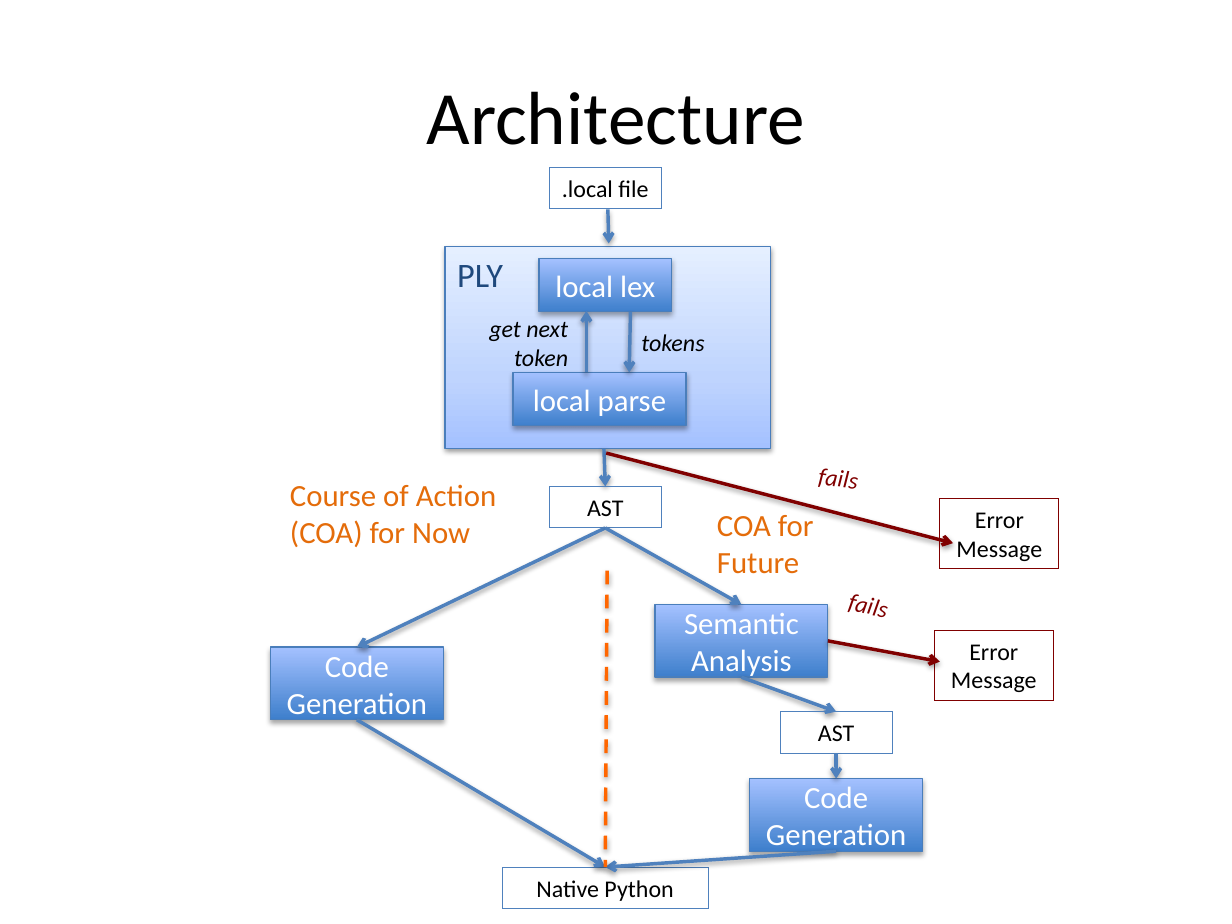
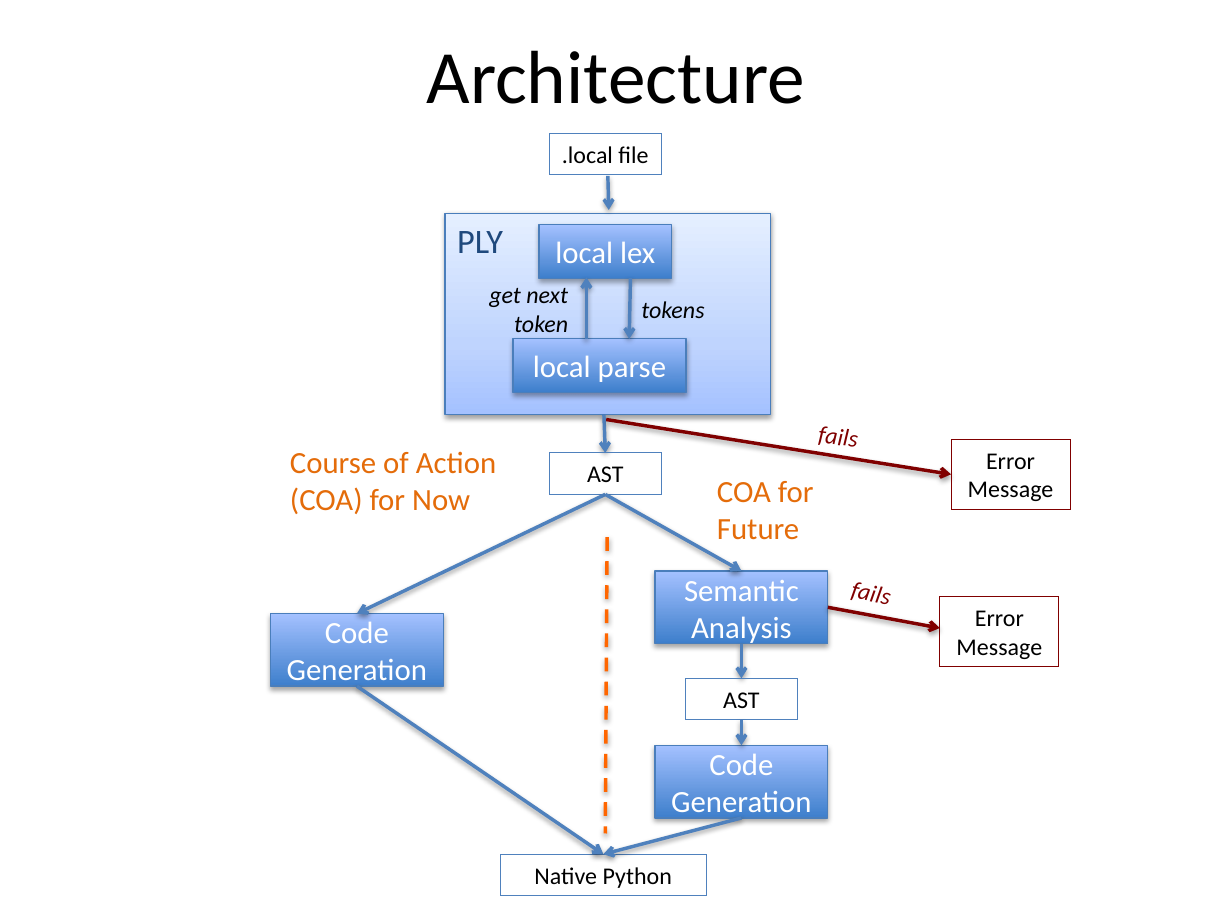
Before and after one commit to hi-itsnee/the-local-programming-language, a slide deck: slide 9 of docs/local_present.pptx. Drawn at 1232x924 pixels with LibreOffice and Linux fonts; fonts in the diff are those of the drawing. Boxes give left, top, right and bottom in pixels: in the first picture for what was removed or moved away, otherwise in the second. Text is boxed around its words. In the diff, an @@ line names an element or a change of style, - is before the commit and + after.

```diff
--- a/docs/local_present.pptx
+++ b/docs/local_present.pptx
@@ title "Architecture": place and size @@
-title "Architecture" at (427, 91, 805, 145)
+title "Architecture" at (427, 50, 805, 104)
@@ 7 rectangles, 7 arrows, 4 texts, 1 line: place and size @@
-7 rectangles, 7 arrows, 4 texts, 1 line at (271, 168, 940, 867)
+7 rectangles, 7 arrows, 4 texts, 1 line at (271, 133, 940, 834)
@@ text "fails" rewrapped from (818, 468, 857, 489) to (818, 426, 857, 452) @@
@@ arrow moved from (606, 453) - (954, 543) to (606, 420) - (951, 474) @@
@@ rectangle "Error Message": place and size @@
-rectangle "Error Message" at (940, 499, 1060, 569)
+rectangle "Error Message" at (951, 439, 1071, 509)
@@ text "fails" rewrapped from (847, 594, 886, 617) to (850, 582, 889, 610) @@
@@ rectangle "Error Message": place and size @@
-rectangle "Error Message" at (934, 630, 1053, 700)
+rectangle "Error Message" at (940, 596, 1060, 667)
@@ arrow moved from (742, 678) - (837, 712) to (742, 643) - (742, 679) @@
@@ arrow moved from (357, 719) - (605, 867) to (357, 686) - (604, 854) @@
@@ 2 rectangles, 1 arrow: place and size @@
-2 rectangles, 1 arrow at (750, 712, 923, 851)
+2 rectangles, 1 arrow at (655, 679, 828, 818)
@@ arrow moved from (837, 851) - (605, 867) to (742, 818) - (604, 854) @@
@@ rectangle "Native Python": place and size @@
-rectangle "Native Python" at (503, 867, 708, 909)
+rectangle "Native Python" at (500, 854, 706, 896)
```
Also in this commit, not shown: 2 slides added, 1 slide removed, 1 other file.
